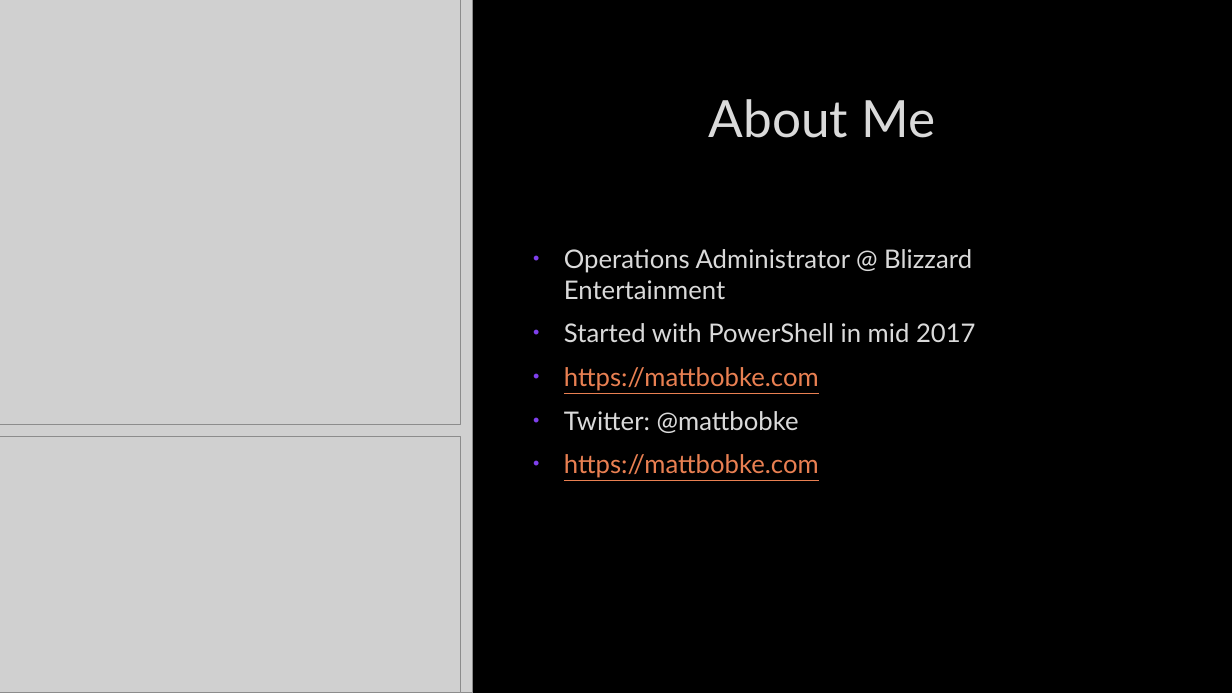
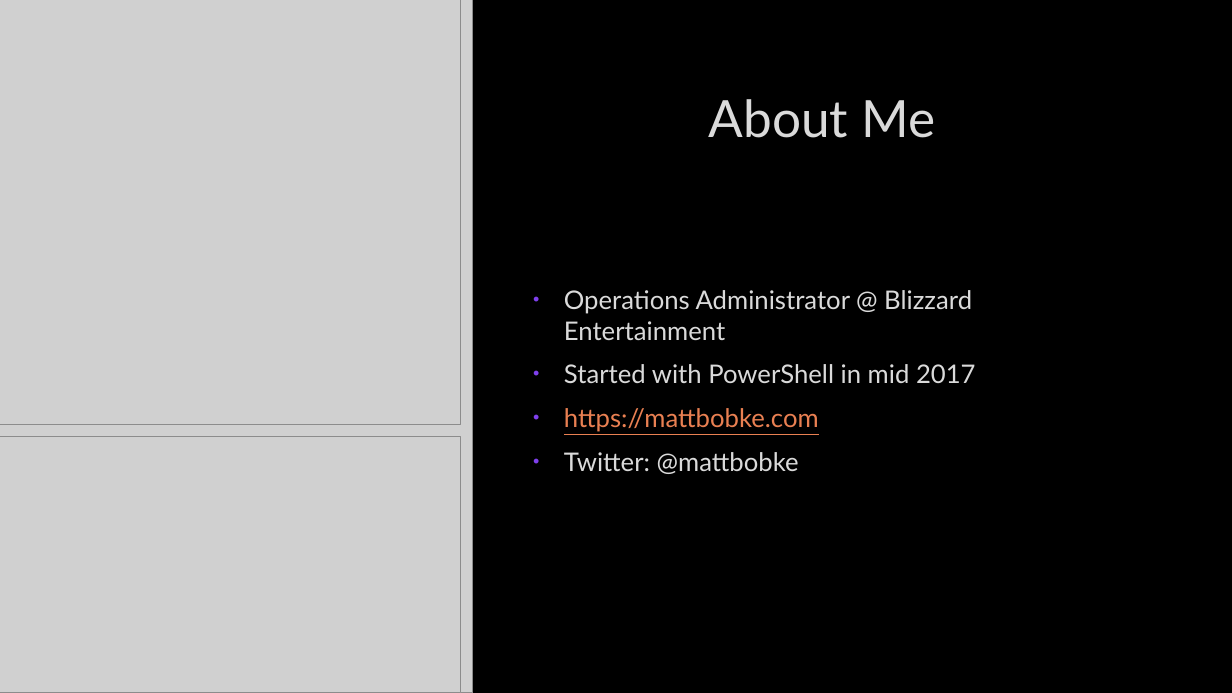
Before and after one commit to mcbobke/AWSPowerShellDemo, a slide deck: slide 2 of AWSPowerShellDemo.pptx. Drawn at 1232x693 pixels with LibreOffice and Linux fonts; fonts in the diff are those of the drawing; grey boxes stand for pictures; background and template pictures are left out. Boxes give left, top, right and bottom in pixels: in the first picture for what was removed or moved away, otherwise in the second. Text is boxed around its words. In the diff, an @@ line names an element or a change of style, - is before the commit and + after.

```diff
--- a/AWSPowerShellDemo.pptx
+++ b/AWSPowerShellDemo.pptx
@@ text at <box>564,454,819,478</box>: paragraph removed @@
-• https://mattbobke.com
```
Also in this commit, not shown: 7 other slides changed, 1 slide added, 1 other file.
